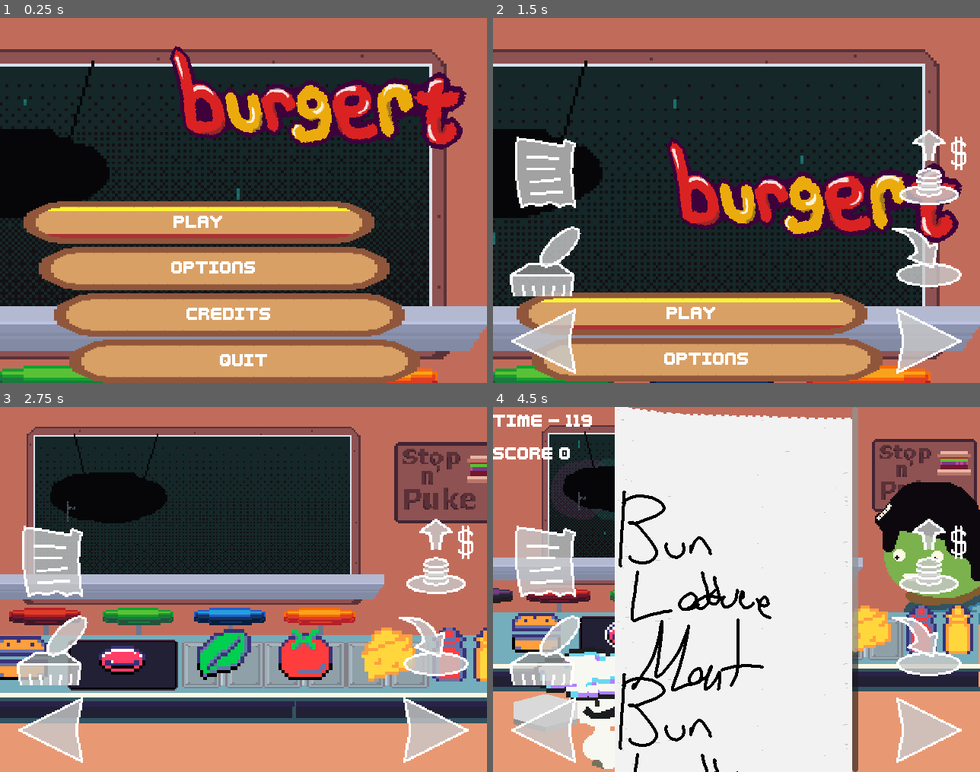
Above: before the commit, frames 1-4 (two rows, left to right).
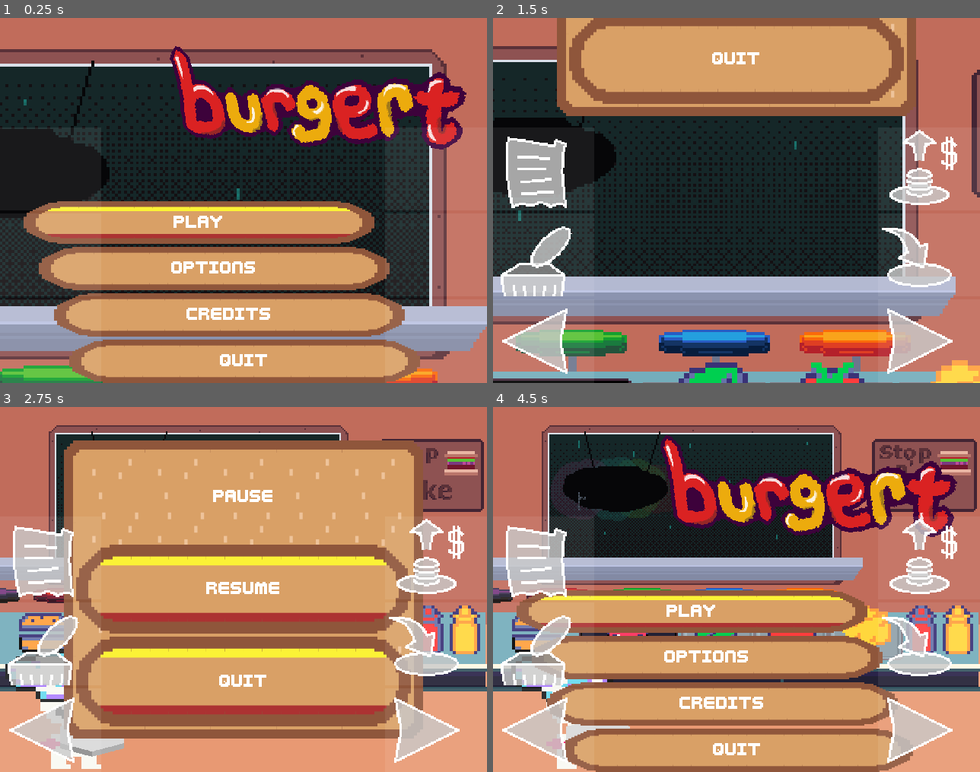
Above: after the commit, the same moments.

Repository: LettucePie/burgert
Game: Godot game, scene res://scenes/play.tscn
Same seed, same stepped clock (60 frames per second), same inputs: the game is played once before the commit and once after it. Sound files missing from this copy of the repository are replaced by a short silence.
Inputs (mouse positions are in pixels of both pictures, inside the frame that each line leads up to):
- Up to frame 1 (0.25 s): no input
- Up to frame 2 (1.5 s): click (692, 222) at 0.5 s, where only the run before the commit has a clickable "Play"; tap Enter (menu) at 1.25 s; move the mouse to (843, 182) at 1.27 s; hold Right (right) from 1.28 s (still down); tap Z (confirm) at 1.35 s; click (843, 182) at 1.42 s
- Up to frame 3 (2.75 s): tap C (special1) at 1.55 s; release Right (right) at 2 s; drag from (146, 607) to (219, 662) at 2.02 s
- Up to frame 4 (4.5 s): move the mouse to (785, 509) at 2.77 s; hold Right (right) 2.78-3.5 s; tap 0 at 2.85 s; tap Z (confirm) at 3.05 s; drag from (712, 662) to (590, 534) at 3.52 s; move the mouse to (882, 644) at 4.27 s; hold Left (left) from 4.28 s (still down); tap C (special1) at 4.35 s

The runs differ from the first frame. In frame 2, 63% of the frame differs, in the area x 0-100%, y 0-100%; in frame 3, 75%, in the area x 0-100%, y 5-100%; in frame 4, 67%.

Commit message:
okay, so i just needed to completely give up and try from a new approaach. wow. good job brain. wow very cool

Diff:
--- a/scenes/game_container.gd
+++ b/scenes/game_container.gd
@@ -40,37 +40,16 @@
 	touch_controls.modulate.a = curve_percent
 
 
-func touch_mapping(event):
-	var pos : Vector2 = event.position
-	var code : Key = touch_controls.pos_to_keycode(pos)
-	var new_event : InputEventKey = InputEventKey.new()
-	new_event.keycode = code
-	if event is InputEventScreenDrag:
-		new_event.echo = true
-		new_event.pressed = true
-	else:
-		new_event.echo = event.pressed
-		new_event.pressed = event.pressed
-	print("Touch Mapping Result: ", new_event)
-	#portal.push_input(new_event, false)
-	#Input.parse_input_event(new_event)
-	var new_action : InputEventAction = InputEventAction.new()
-	new_action.pressed = true
-	new_action.action = "right"
-	Input.parse_input_event(new_action)
-
 
 func _input(event):
 	if event is InputEventKey \
 	or event is InputEventJoypadButton \
 	or event is InputEventJoypadMotion:
 		portal.push_input(event, false)
-		#Input.parse_input_event(event)
 		pass
 	elif event is InputEventScreenTouch \
 	or event is InputEventScreenDrag:
 		last_touch_time = Time.get_ticks_msec()
-		touch_mapping(event)
 
 
 func _on_game_world_render_gui_input(event):
--- a/scenes/play.gd
+++ b/scenes/play.gd
@@ -131,10 +131,10 @@
 		_default_settings()
 	if OS.has_feature("portmaster"):
 		_clear_joypad_inputs()
-	if OS.has_feature("mobile") and !adopted:
-		var container : GameContainer = container_scene.instantiate()
-		container.call_deferred("adopt", self, get_tree().get_root())
-		adopted = true
+	#if OS.has_feature("mobile") and !adopted:
+	var container : GameContainer = container_scene.instantiate()
+	container.call_deferred("adopt", self, get_tree().get_root())
+	adopted = true
 
 
 func _process(delta):
--- a/scenes/ui/touch_inputs.gd
+++ b/scenes/ui/touch_inputs.gd
@@ -1,87 +1,26 @@
 extends Control
 class_name TouchInputs
 
-@onready var left = $HBoxContainer/LeftEdge/LeftArrow
-@onready var right = $HBoxContainer/RightEdge/RightArrow
-@onready var submit = $HBoxContainer/RightEdge/SendSandwhich
-@onready var confirm = $HBoxContainer/RightEdge/AddIngredient
-@onready var cancel = $HBoxContainer/LeftEdge/TrashSandwhich
-@onready var order = $HBoxContainer/LeftEdge/ViewOrder
+@export var buttons : Array[TouchScreenButton]
 
-var zone_map = [
-	{
-		"code" = KEY_LEFT,
-		"pos" = Vector2.ZERO,
-		"size" = Vector2.ZERO
-	},
-	{
-		"code" = KEY_RIGHT,
-		"pos" = Vector2.ZERO,
-		"size" = Vector2.ZERO
-	},
-	{
-		"code" = KEY_UP,
-		"pos" = Vector2.ZERO,
-		"size" = Vector2.ZERO
-	},
-	{
-		"code" = KEY_Z,
-		"pos" = Vector2.ZERO,
-		"size" = Vector2.ZERO
-	},
-	{
-		"code" = KEY_X,
-		"pos" = Vector2.ZERO,
-		"size" = Vector2.ZERO
-	},
-	{
-		"code" = KEY_C,
-		"pos" = Vector2.ZERO,
-		"size" = Vector2.ZERO
-	}
-]
 
 func _ready():
-	map_touch_zones()
-
-
-func map_touch_zones():
-	zone_map[0]["pos"] = left.global_position
-	zone_map[0]["size"] = left.size
-	##
-	zone_map[1]["pos"] = right.global_position
-	zone_map[1]["size"] = right.size
-	##
-	zone_map[2]["pos"] = submit.global_position
-	zone_map[2]["size"] = submit.size
-	##
-	zone_map[3]["pos"] = confirm.global_position
-	zone_map[3]["size"] = confirm.size
-	##
-	zone_map[4]["pos"] = cancel.global_position
-	zone_map[4]["size"] = cancel.size
-	##
-	zone_map[5]["pos"] = order.global_position
-	zone_map[5]["size"] = order.size
-
-
-func pos_to_keycode(pos) -> Key:
-	var result = KEY_0
-
-	print("Looking Through Zones filtering by pos: ", pos)
-	for zone in zone_map:
-		print("Looking at Zone, ", zone)
-		if pos >= zone["pos"] and pos < (zone["pos"] + zone["size"]):
-			result = zone["code"]
-
-	return result
+	_on_resized()
 
 
 func _on_resized():
-	if left != null:
-		map_touch_zones()
+	for b in buttons:
+		var frame = b.get_parent()
+		var min_edge = frame.size.x
+		if frame.size.y < min_edge:
+			min_edge = frame.size.y
+		var scale_factor = float(min_edge) / 64.0
+		print(min_edge)
+		print(scale_factor)
+		b.scale = Vector2(scale_factor, scale_factor)
+		b.position = Vector2.ZERO
 
 
 func _on_update_size_timeout():
-	map_touch_zones()
+	_on_resized()
 	$update_size.stop()
--- a/scenes/ui/touch_inputs.tscn
+++ b/scenes/ui/touch_inputs.tscn
@@ -25,7 +25,7 @@
 Button/styles/normal = SubResource("StyleBoxEmpty_7ix6f")
 Button/styles/pressed = SubResource("StyleBoxEmpty_inylb")
 
-[node name="TouchInputs" type="Control"]
+[node name="TouchInputs" type="Control" node_paths=PackedStringArray("buttons")]
 layout_mode = 3
 anchors_preset = 15
 anchor_right = 1.0
@@ -35,6 +35,7 @@
 mouse_filter = 1
 theme = SubResource("Theme_tq5g7")
 script = ExtResource("1_37wk1")
+buttons = [NodePath("HBoxContainer/LeftEdge/Frame1/ViewOrder"), NodePath("HBoxContainer/LeftEdge/Frame2/TrashSandwhich"), NodePath("HBoxContainer/LeftEdge/Frame3/LeftArrow"), NodePath("HBoxContainer/RightEdge/Frame1/SendSandwhich"), NodePath("HBoxContainer/RightEdge/Frame2/AddIngredient"), NodePath("HBoxContainer/RightEdge/Frame3/RightArrow")]
 
 [node name="HBoxContainer" type="HBoxContainer" parent="."]
 texture_filter = 1
@@ -52,26 +53,32 @@
 size_flags_horizontal = 3
 alignment = 2
 
-[node name="ViewOrder" type="TextureRect" parent="HBoxContainer/LeftEdge"]
+[node name="Frame1" type="ColorRect" parent="HBoxContainer/LeftEdge"]
 layout_mode = 2
 size_flags_vertical = 3
-texture = ExtResource("2_mit08")
-expand_mode = 1
-stretch_mode = 5
+color = Color(1, 1, 1, 0.0784314)
 
-[node name="TrashSandwhich" type="TextureRect" parent="HBoxContainer/LeftEdge"]
+[node name="ViewOrder" type="TouchScreenButton" parent="HBoxContainer/LeftEdge/Frame1"]
+texture_normal = ExtResource("2_mit08")
+action = "special1"
+
+[node name="Frame2" type="ColorRect" parent="HBoxContainer/LeftEdge"]
 layout_mode = 2
 size_flags_vertical = 3
-texture = ExtResource("3_puvvy")
-expand_mode = 1
-stretch_mode = 5
+color = Color(1, 1, 1, 0.0784314)
 
-[node name="LeftArrow" type="TextureRect" parent="HBoxContainer/LeftEdge"]
+[node name="TrashSandwhich" type="TouchScreenButton" parent="HBoxContainer/LeftEdge/Frame2"]
+texture_normal = ExtResource("3_puvvy")
+action = "cancel"
+
+[node name="Frame3" type="ColorRect" parent="HBoxContainer/LeftEdge"]
 layout_mode = 2
 size_flags_vertical = 3
-texture = ExtResource("4_1ywls")
-expand_mode = 1
-stretch_mode = 5
+color = Color(1, 1, 1, 0.0784314)
+
+[node name="LeftArrow" type="TouchScreenButton" parent="HBoxContainer/LeftEdge/Frame3"]
+texture_normal = ExtResource("4_1ywls")
+action = "left"
 
 [node name="Fill" type="Control" parent="HBoxContainer"]
 layout_mode = 2
@@ -84,26 +91,34 @@
 size_flags_horizontal = 3
 alignment = 2
 
-[node name="SendSandwhich" type="TextureRect" parent="HBoxContainer/RightEdge"]
+[node name="Frame1" type="ColorRect" parent="HBoxContainer/RightEdge"]
 layout_mode = 2
 size_flags_vertical = 3
-texture = ExtResource("5_e8a4x")
-expand_mode = 1
-stretch_mode = 5
+color = Color(1, 1, 1, 0.0784314)
 
-[node name="AddIngredient" type="TextureRect" parent="HBoxContainer/RightEdge"]
+[node name="SendSandwhich" type="TouchScreenButton" parent="HBoxContainer/RightEdge/Frame1"]
+texture_normal = ExtResource("5_e8a4x")
+action = "up"
+
+[node name="Frame2" type="ColorRect" parent="HBoxContainer/RightEdge"]
 layout_mode = 2
 size_flags_vertical = 3
-texture = ExtResource("6_v0pqa")
-expand_mode = 1
-stretch_mode = 5
+color = Color(1, 1, 1, 0.0784314)
 
-[node name="RightArrow" type="TextureRect" parent="HBoxContainer/RightEdge"]
+[node name="AddIngredient" type="TouchScreenButton" parent="HBoxContainer/RightEdge/Frame2"]
+texture_normal = ExtResource("6_v0pqa")
+action = "confirm"
+
+[node name="Frame3" type="ColorRect" parent="HBoxContainer/RightEdge"]
 layout_mode = 2
 size_flags_vertical = 3
-texture = ExtResource("7_yihio")
-expand_mode = 1
-stretch_mode = 5
+color = Color(1, 1, 1, 0.0784314)
+
+[node name="RightArrow" type="TouchScreenButton" parent="HBoxContainer/RightEdge/Frame3"]
+position = Vector2(15.905, 0)
+scale = Vector2(1.695, 1.695)
+texture_normal = ExtResource("7_yihio")
+action = "right"
 
 [node name="update_size" type="Timer" parent="."]
 one_shot = true
